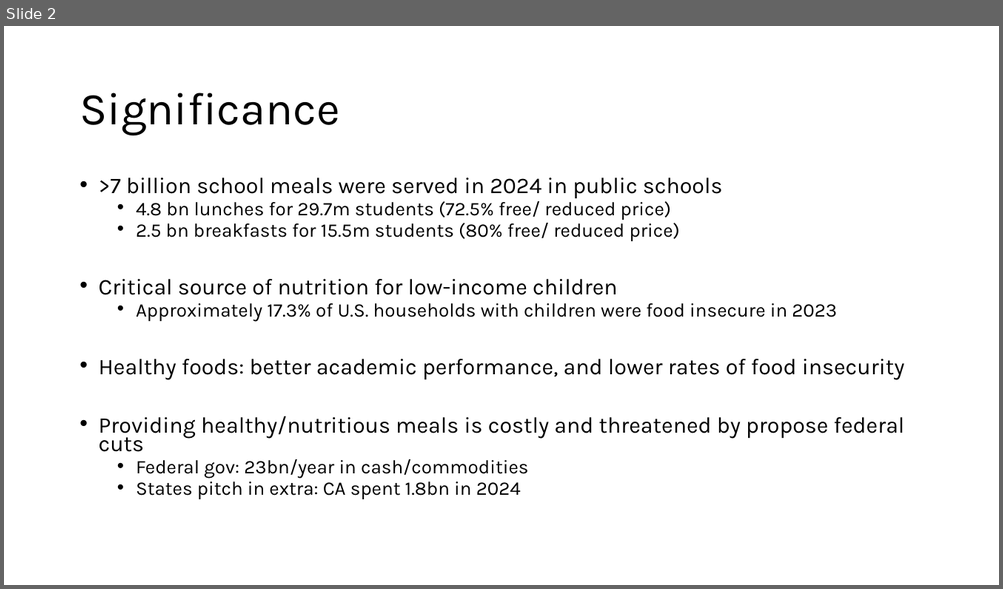
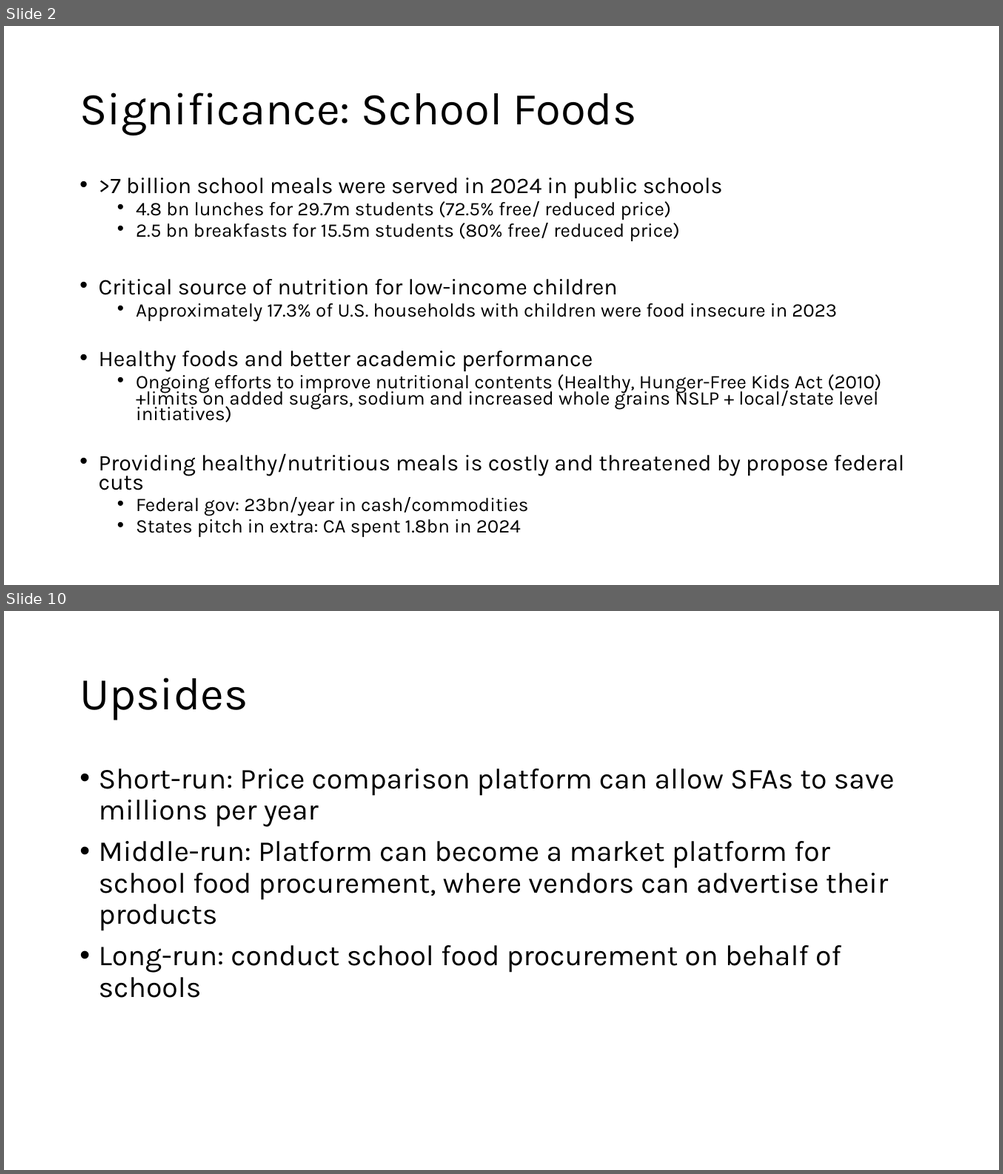
Before and after one commit to darionphan/obesitydata, a slide deck: Slides/SFP.pptx. Shown one above the other, each under a label of ours: slide 2 before the commit, slides 2 and 10 after it; the slides between them are not shown. The pictures are 1003x589 and 1003x1174 pixels, drawn with LibreOffice and Linux fonts; fonts in the diff are those of the drawing. Boxes give left, top, right and bottom in pixels: in the first picture for what was removed or moved away, otherwise in the second. Text is boxed around its words. In the diff, an @@ line names an element or a change of style, - is before the commit and + after.

```diff
--- a/Slides/SFP.pptx
+++ b/Slides/SFP.pptx
@@ slide 10 added at (4, 611, 999, 1170), background #FFFFFF @@
@@ title added at (79, 678, 247, 721), 44 pt, text #000000 @@
+Upsides
@@ text added at (99, 769, 894, 998), 28 pt, text #000000 @@
+• Short-run: Price comparison platform can allow SFAs to save millions per year
+• Middle-run: Platform can become a market platform for school food procurement, where vendors can advertise their products
+• Long-run: conduct school food procurement on behalf of schools
@@ slide 2 changed as well @@
@@ title at (79, 93, 637, 136): text changed @@
-Significance
+Significance: School Foods
@@ text at (99, 351, 881, 423): text changed; size 21.7 to 18.6 pt @@
-• Healthy foods: better academic performance, and lower rates of food insecurity
+• Healthy foods and better academic performance
+  • Ongoing efforts to improve nutritional contents (Healthy, Hunger-Free Kids Act (2010) +limits on added sugars, sodium and increased whole grains NSLP + local/state level initiatives)
```
Also in this commit, not shown: 2 other slides changed, 11 other slides added.
